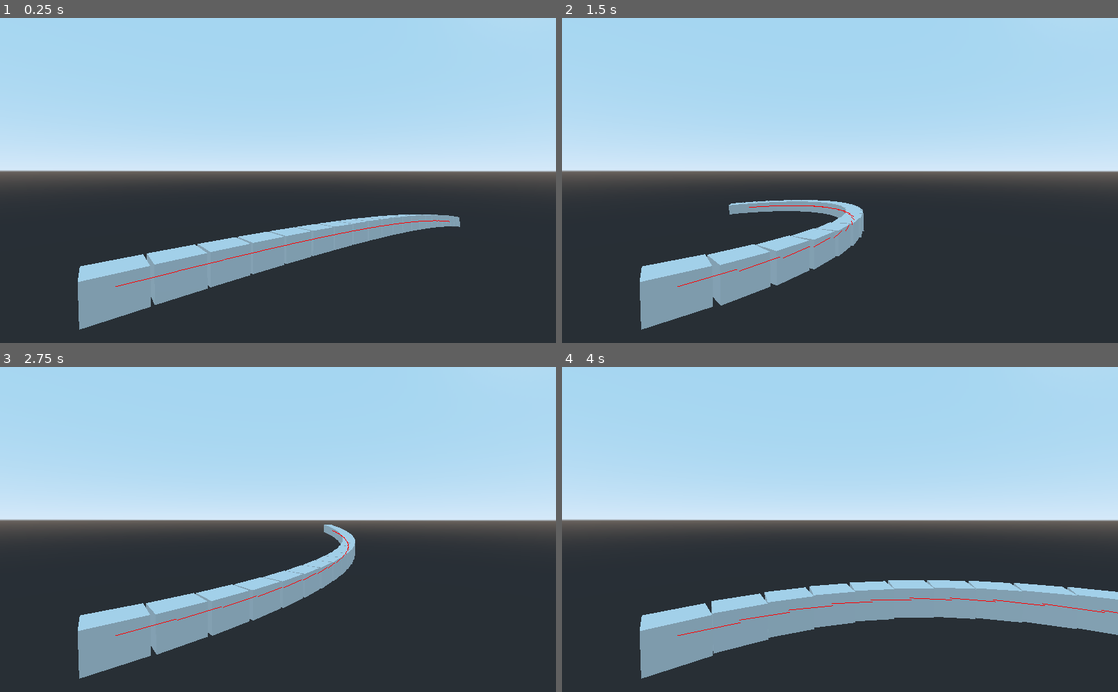
Above: before the commit, frames 1-4 (two rows, left to right).
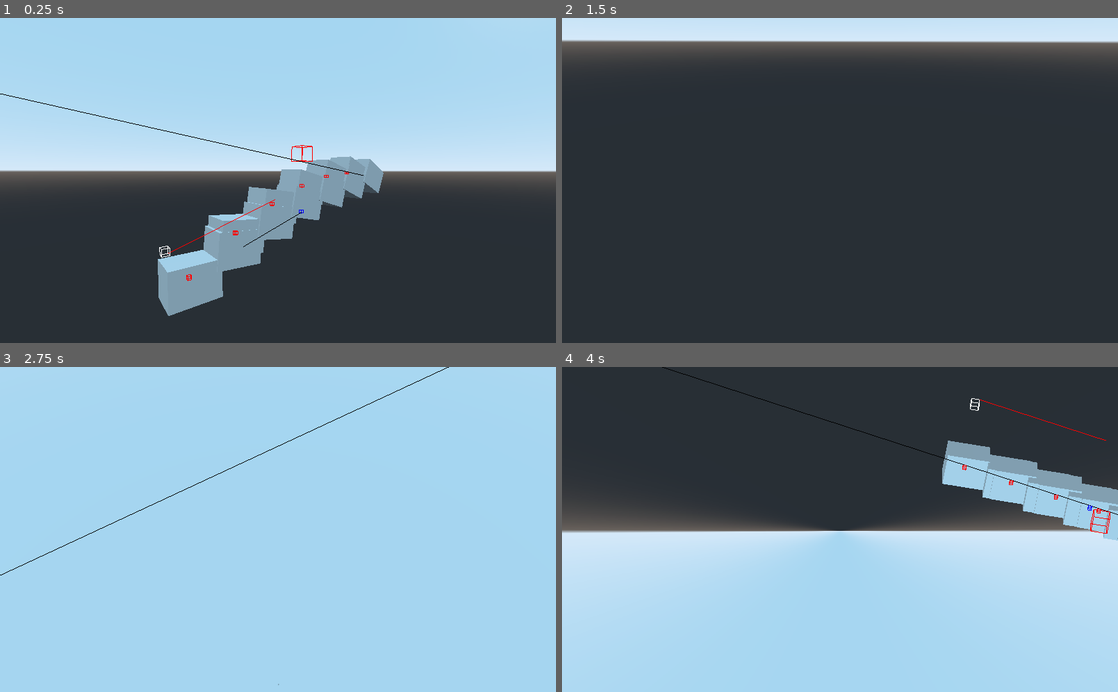
Above: after the commit, the same moments.

Repository: anthonyec/210604_godot_object_manipulation
Game: Godot game, scene res://recursive_cloning.tscn
Same seed, same stepped clock (60 frames per second), same inputs: the game is played once before the commit and once after it.
Inputs (mouse positions are in pixels of both pictures, inside the frame that each line leads up to):
- Up to frame 1 (0.25 s): no input
- Up to frame 2 (1.5 s): move the mouse to (962, 164) at 0.52 s; hold D (move_right, bound only after the commit) 0.53-1.28 s; hold Right mouse button (camera_aim, bound only after the commit) 0.53-1.28 s; click (962, 164) at 0.67 s; tap Shift (camera_slow_mod, bound only after the commit) at 0.8, 1.35 s; move the mouse to (728, 196) at 1.27 s; hold S (move_down, bound only after the commit) from 1.28 s (still down); click (728, 196) at 1.42 s
- Up to frame 3 (2.75 s): tap P (change_projection, bound only after the commit) at 1.55 s; move the mouse to (333, 458) at 2.02 s; release S (move_down, bound only after the commit) at 2.03 s; hold D (move_right, bound only after the commit) from 2.03 s (still down); hold P (change_projection, bound only after the commit) from 2.03 s (still down); click (333, 458) at 2.17 s; right-click (333, 458) at 2.3 s
- Up to frame 4 (4 s): move the mouse to (812, 594) at 2.77 s; release D (move_right, bound only after the commit) at 2.78 s; release P (change_projection, bound only after the commit) at 2.78 s; hold W (move_up, bound only after the commit) 2.78-3.53 s; right-click (812, 594) at 2.85 s; click (812, 594) at 2.92 s; tap Shift (camera_slow_mod, bound only after the commit) at 3.05 s; move the mouse to (1006, 578) at 3.52 s; hold A (move_left, bound only after the commit) from 3.53 s (still down); hold Shift (camera_slow_mod, bound only after the commit) from 3.53 s (still down); click (1006, 578) at 3.67 s; tap P (change_projection, bound only after the commit) at 3.8 s

The runs differ from the first frame. In frame 1, 11% of the frame differs, in the area x 0-83%, y 23-96%; in frame 2, 57%; in frame 3, 60%; in frame 4, 95%, in the area x 0-100%, y 0-100%.

Commit message:
Recursive inbetween using quadratic curve and plane intersection

Diff:
--- a/demo_scene_2d.tscn
+++ /dev/null
@@ -1,5 +0,0 @@
-[gd_scene format=2]
-
-[node name="Node2D" type="Node2D"]
-
-[node name="Sprite" type="Sprite" parent="."]
--- /dev/null
+++ b/orbit_cam.gd
@@ -0,0 +1,109 @@
+extends Camera
+
+export var target_path: NodePath
+export var orbit: bool
+
+var speed_slow: float = 2
+var speed_normal: float = 15
+var speed: float = speed_normal
+var rotate_speed: float = 5
+var is_aiming: bool = false
+var mouse_relative_position: Vector2
+var mouse_sensitivity: float = 1
+
+var target_object: Node = null
+var target_distance: float = 5
+var target_position: Vector3 = Vector3.ZERO
+
+var keys = {
+	"move_left": KEY_A,
+	"move_right": KEY_D,
+	"move_up": KEY_W,
+	"move_down": KEY_S,
+	"camera_slow_mod": KEY_SHIFT,
+	"change_projection": KEY_P
+}
+
+var mouseButtons = {
+	"camera_aim": BUTTON_RIGHT
+}
+
+var joystickAxis = {
+	# TODO: Implement
+}
+
+func add_input_actions():
+	for key in keys:
+		var eventKey = InputEventKey.new()
+		eventKey.set_scancode(keys[key])
+		InputMap.add_action(key)
+		InputMap.action_add_event(key, eventKey)
+
+	for mouseButton in mouseButtons:
+		var eventButton = InputEventMouseButton.new()
+		eventButton.button_index = mouseButtons[mouseButton]
+		InputMap.add_action(mouseButton)
+		InputMap.action_add_event(mouseButton, eventButton)
+
+func _ready():
+	add_input_actions()
+
+	target_object = get_node(target_path)
+
+	if (target_object && target_position):
+		target_position = target_object.global_transform.origin
+		target_distance = target_position.distance_to(self.global_transform.origin)
+
+func _process(delta):
+	if (!is_aiming and !orbit):
+		return
+
+	var horizontal_axis = Input.get_action_strength("move_right") - Input.get_action_strength("move_left")
+	var vertical_axis = Input.get_action_strength("move_down") - Input.get_action_strength("move_up")
+	var camera_horizontal_axis = Input.get_action_strength("camera_right") - Input.get_action_strength("camera_left")
+	var camera_vertical_axis = Input.get_action_strength("camera_down") - Input.get_action_strength("camera_up")
+
+	if orbit:
+		self.translate(Vector3.RIGHT * delta * speed * horizontal_axis)
+		self.translate(Vector3.DOWN * delta * speed * vertical_axis)
+		# self.set_translation(target_position * target_distance) # does not work yet
+		self.look_at(target_object.global_transform.origin, Vector3.UP)
+	else:
+		self.translate(Vector3.FORWARD * delta * speed * -vertical_axis)
+		self.translate(Vector3.RIGHT * delta * speed * horizontal_axis)
+		self.rotate_object_local(Vector3.RIGHT, -camera_vertical_axis * delta * rotate_speed)
+		self.rotate(Vector3.UP, -camera_horizontal_axis * delta * rotate_speed)
+
+		if is_aiming:
+			self.rotate_object_local(Vector3.RIGHT, -floor(mouse_relative_position.y) * delta * mouse_sensitivity)
+			self.rotate(Vector3.UP, -floor(mouse_relative_position.x) * delta * mouse_sensitivity)
+
+			# Reset to zero because when mouse stops moving, relative position does
+			# not always return to zero.
+			# https://godotengine.org/qa/61349/how-to-detect-if-the-mouse-has-stopped-moving
+			mouse_relative_position = Vector2.ZERO
+
+
+func _input(event):
+	if event is InputEventMouseMotion:
+		mouse_relative_position = event.relative
+
+	if event.is_action_pressed("camera_slow_mod"):
+		speed = speed_slow
+
+	if event.is_action_released("camera_slow_mod"):
+		speed = speed_normal
+
+	if event.is_action_pressed("camera_aim"):
+		is_aiming = true
+
+	if event.is_action_released("camera_aim"):
+		is_aiming = false
+
+	if event.is_action_pressed("change_projection"):
+		if self.projection == 0:
+			self.projection = 1
+			self.size = 20
+		else:
+			self.projection = 0
+			self.size = 70
--- a/recursive_clone.gd
+++ b/recursive_clone.gd
@@ -1,7 +1,9 @@
 extends Node
 
+export var enabled: bool = true
 export var original: NodePath
 export var clone: NodePath
+export var clones_amount: int = 10;
 
 var clone_count: int = 0
 
@@ -23,17 +25,24 @@
 	var translate_difference = to.global_transform.origin - from.global_transform.origin
 	var rotation_difference = to.rotation - from.rotation
 
+
 	# TODO: Is there an easier way to do this? I understand on a high-level why
 	# this was needed but I don't understand the actual maths behind it.
 	var new_direction = _rotate_vector_by_quaternion(translate_difference, Quat(rotation_difference))
 
-	DebugDraw.draw_ray_3d(
-		from.global_transform.origin,
-		new_direction.normalized(),
-		new_direction.length(),
-		Color.red
-	);
+#	DebugDraw.draw_ray_3d(
+#		from.global_transform.origin,
+#		new_direction.normalized(),
+#		new_direction.length(),
+#		Color.red
+#	);
 
+#	DebugDraw.draw_line_3d(
+#		from.global_transform.origin,
+#		to.global_transform.origin,
+#		Color.red
+#	);
+#
 	duplicated_node.name += '_clone_' + String(clone_count)
 	clone_count += 1
 
@@ -59,12 +68,12 @@
 	var orginal_node: Spatial = get_node(original)
 	var clone_node: Spatial = get_node(clone)
 
-	_clone_recursive(orginal_node, clone_node, 10);
+#	_clone_recursive(orginal_node, clone_node, clones_amount);
 
 	pass
 
 func _process(delta):
-	if false:
+	if !enabled:
 		return
 
 	if self.get_children().size() > 0:
@@ -74,5 +83,5 @@
 	var orginal_node: Spatial = get_node(original)
 	var clone_node: Spatial = get_node(clone)
 
-	_clone_recursive(orginal_node, clone_node, 20);
+	_clone_recursive(orginal_node, clone_node, clones_amount);
 	pass
--- /dev/null
+++ b/recursive_clone_inbetween.gd
@@ -0,0 +1,94 @@
+extends Node
+
+export var enabled: bool = true
+export var original: NodePath
+export var clone: NodePath
+
+var clone_count: int = 0
+
+# https://gamedev.stackexchange.com/a/50545
+func _rotate_vector_by_quaternion(v: Vector3, q: Quat):
+	# Extract the vector part of the quaternion
+	var u: Vector3 = Vector3(q.x, q.y, q.z)
+
+	# Extract the scalar part of the quaternion
+	var s: float = q.w
+
+	# Do the math
+	var vprime: Vector3 = 2 * u.dot(v) * u + (s*s - u.dot(u)) * v + 2 * s * u.cross(v);
+
+	return vprime
+
+func _clone_inbetween(from: Spatial, to: Spatial, percent: float, pos: Vector3): # TODO: Tidy up
+	var duplicated_node: Spatial = from.duplicate()
+	var translate_difference = to.global_transform.origin - from.global_transform.origin
+	var rotation_difference = to.rotation - from.rotation
+	var new_direction = _rotate_vector_by_quaternion(translate_difference, Quat(rotation_difference))
+	var halfway_between_from_and_to = from.transform.interpolate_with(to.transform, percent).origin
+
+	duplicated_node.name += '_clone_' + String(clone_count)
+	clone_count += 1
+
+#	duplicated_node.global_transform.origin = halfway_between_from_and_to
+	duplicated_node.global_transform.origin = pos
+	duplicated_node.rotation = rotation_difference * percent
+
+	self.add_child(duplicated_node);
+
+# https://docs.godotengine.org/en/stable/tutorials/math/beziers_and_curves.html
+func _quadratic_bezier(p0: Vector3, p1: Vector3, p2: Vector3, t: float):
+		var q0 = p0.linear_interpolate(p1, t)
+		var q1 = p1.linear_interpolate(p2, t)
+		var r = q0.linear_interpolate(q1, t)
+
+		return r
+
+func _clone_inbetween_recursive(from: Spatial, to: Spatial, times: float):
+	var middle = from.global_transform.origin.linear_interpolate(to.global_transform.origin, 0.5)
+	var difference_direction = to.global_transform.origin.direction_to(from.global_transform.origin)
+	var direction_rotated = _rotate_vector_by_quaternion(difference_direction, Quat(to.rotation))
+	var gap = (1 / times)
+	var plane = Plane(-difference_direction, Vector3.ZERO.distance_to(middle))
+	var intersection = plane.intersects_ray(to.global_transform.origin, direction_rotated);
+
+	DebugDraw.draw_ray_3d(Vector3.ZERO, -difference_direction, Vector3.ZERO.distance_to(middle), Color.white)
+	DebugDraw.draw_box(Vector3.ZERO, Vector3(0.5, 0.5, 0.5), Color.white)
+
+	if intersection:
+		DebugDraw.draw_box(intersection, Vector3(1, 1, 1), Color.red)
+
+	DebugDraw.draw_box(middle, Vector3(0.2, 0.2, 0.2), Color.blue)
+	DebugDraw.draw_ray_3d(to.global_transform.origin, direction_rotated, 50, Color.aqua)
+	DebugDraw.draw_ray_3d(
+		middle,
+		difference_direction,
+		5,
+		Color.green
+	)
+
+	for i in times:
+		var q = _quadratic_bezier(from.global_transform.origin, intersection, to.global_transform.origin, i * gap)
+		_clone_inbetween(from, to, i * gap, q)
+		DebugDraw.draw_box(q, Vector3(0.2, 0.2, 0.2), Color.red)
+
+func _ready():
+	var orginal_node: Spatial = get_node(original)
+	var clone_node: Spatial = get_node(clone)
+
+#	_clone_inbetween_recursive(orginal_node, clone_node, 10);
+
+	pass
+
+func _process(delta):
+	if !enabled:
+		return
+
+	if self.get_children().size() > 0:
+		for child in self.get_children():
+			self.remove_child(child)
+
+	var orginal_node: Spatial = get_node(original)
+	var clone_node: Spatial = get_node(clone)
+
+	_clone_inbetween_recursive(orginal_node, clone_node, 6);
+	pass
--- a/recursive_cloning.tscn
+++ b/recursive_cloning.tscn
@@ -1,11 +1,13 @@
-[gd_scene load_steps=4 format=2]
+[gd_scene load_steps=6 format=2]
 
 [ext_resource path="res://autoplay.gd" type="Script" id=1]
 [ext_resource path="res://recursive_clone.gd" type="Script" id=2]
+[ext_resource path="res://recursive_clone_inbetween.gd" type="Script" id=3]
+[ext_resource path="res://orbit_cam.gd" type="Script" id=4]
 
 [sub_resource type="Animation" id=1]
 resource_name = "test"
-length = 32.0
+length = 5.0
 loop = true
 tracks/0/type = "value"
 tracks/0/path = NodePath("CSGBox2:rotation_degrees")
@@ -24,12 +26,48 @@
 tracks/1/interp = 1
 tracks/1/loop_wrap = true
 tracks/1/imported = false
-tracks/1/enabled = false
+tracks/1/enabled = true
 tracks/1/keys = {
-"times": PoolRealArray(  ),
-"transitions": PoolRealArray(  ),
+"times": PoolRealArray( 0, 6, 10.8, 19.9, 23.8, 27.7, 31.5 ),
+"transitions": PoolRealArray( 1, 1, 1, 1, 1, 1, 1 ),
 "update": 0,
-"values": [  ]
+"values": [ Vector3( 1.28057e-09, 1.31549e-08, -2.80724 ), Vector3( 1.28057e-09, 1.31549e-08, -2.80724 ), Vector3( -0.000573515, 0.000649269, -3.76896 ), Vector3( 1.51781e-05, -1.71681e-05, -2.78179 ), Vector3( 4.76756e-06, -5.38262e-06, -2.79925 ), Vector3( -2.13876, 0.00126514, -5.03166 ), Vector3( 6.28422e-07, -6.96815e-07, -2.80619 ) ]
+}
+tracks/2/type = "value"
+tracks/2/path = NodePath("BoxB:rotation_degrees")
+tracks/2/interp = 1
+tracks/2/loop_wrap = true
+tracks/2/imported = false
+tracks/2/enabled = true
+tracks/2/keys = {
+"times": PoolRealArray( 0, 1, 2.1, 3.1, 4.1, 5.1, 6, 7, 8, 9, 10.1, 11.1, 12.1, 13.1, 14 ),
+"transitions": PoolRealArray( 1, 1, 1, 1, 1, 1, 1, 1, 1, 1, 1, 1, 1, 1, 1 ),
+"update": 0,
+"values": [ Vector3( -26, 0, 0 ), Vector3( -26, -0.007, 0.018 ), Vector3( 0, -0.007, 0.018 ), Vector3( 0, -0.007, 0.018 ), Vector3( 41.85, -0.00599954, -0.0284201 ), Vector3( 41, -0.003, -0.022 ), Vector3( -26, -0.003, -0.021 ), Vector3( 0, 45, -0.02 ), Vector3( 0, 45, -0.018 ), Vector3( 0, 0, -0.017 ), Vector3( 0, 0, -0.015 ), Vector3( 0, -45, -0.013 ), Vector3( 0, -45, -0.012 ), Vector3( 0, 0, -0.01 ), Vector3( -26, 0, 0 ) ]
+}
+tracks/3/type = "value"
+tracks/3/path = NodePath("BoxA-B:translation")
+tracks/3/interp = 1
+tracks/3/loop_wrap = true
+tracks/3/imported = false
+tracks/3/enabled = true
+tracks/3/keys = {
+"times": PoolRealArray( 0, 1, 2.1, 3.1, 4.1, 5.1 ),
+"transitions": PoolRealArray( 1, 1, 1, 1, 1, 1 ),
+"update": 0,
+"values": [ Vector3( 4.68322, 1.29614, -2.39749 ), Vector3( 4.68322, 1.29614, -2.39749 ), Vector3( 4.68024, 0.847056, -2.53074 ), Vector3( 4.68024, 0.847056, -2.53074 ), Vector3( 4.68115, 0.0918941, -2.84663 ), Vector3( 4.68115, 0.0918941, -2.84663 ) ]
+}
+tracks/4/type = "value"
+tracks/4/path = NodePath("BoxA-B:rotation_degrees")
+tracks/4/interp = 1
+tracks/4/loop_wrap = true
+tracks/4/imported = false
+tracks/4/enabled = true
+tracks/4/keys = {
+"times": PoolRealArray( 0, 1, 2.1, 3.1, 4.1, 5.1 ),
+"transitions": PoolRealArray( 1, 1, 1, 1, 1, 1 ),
+"update": 0,
+"values": [ Vector3( -4.13401, -0.000175375, 0.00219731 ), Vector3( -4.13401, -0.000175375, 0.00219731 ), Vector3( 0, 0, 0.001 ), Vector3( 0, 0, 0.001 ), Vector3( 6.69948, 0.000621903, -0.0033931 ), Vector3( 6.69948, 0.000621903, -0.0033931 ) ]
 }
 
 [node name="Spatial" type="Spatial"]
@@ -37,20 +75,41 @@
 
 [node name="CSGBox" type="CSGBox" parent="."]
 transform = Transform( 1, 1.98952e-13, 1.16415e-10, 1.36708e-11, 1, 0, 0, 0, 1, 0, 0, 0 )
+visible = false
 depth = 2.6379
 
 [node name="CSGBox2" type="CSGBox" parent="."]
-transform = Transform( 0.961122, 0.183796, 0.206067, -0.148005, 0.972933, -0.177468, -0.233108, 0.140069, 0.962309, 1.28057e-09, 1.31549e-08, -2.80724 )
+transform = Transform( 1, 0, 0, 0, 0.999999, 0, 0, 0, 0.999998, 1.28057e-09, 1.31549e-08, -2.80724 )
+visible = false
+depth = 2.6379
+
+[node name="BoxA" type="CSGBox" parent="."]
+transform = Transform( 1, 5.92024e-11, 1.16415e-10, -4.38831e-11, 1, 0, 0, 0, 1, 4.61828, 0.000513029, -0.00275375 )
+depth = 2.6379
+
+[node name="BoxB" type="CSGBox" parent="."]
+transform = Transform( 0.999999, 0, 0, 0, 0.898793, 0.438371, 0, -0.438371, 0.898793, 4.81756, 5.15581, -15.6931 )
+depth = 2.6379
+
+[node name="BoxA-B" type="CSGBox" parent="."]
+transform = Transform( 1, -3.81294e-05, -3.05289e-06, 3.82505e-05, 0.997394, 0.0720892, 2.96219e-07, -0.0720891, 0.997395, 4.68322, 1.29614, -2.39749 )
 depth = 2.6379
 
 [node name="RecursiveClone" type="Node" parent="."]
 script = ExtResource( 2 )
-original = NodePath("../CSGBox")
-clone = NodePath("../CSGBox2")
+original = NodePath("../BoxA")
+clone = NodePath("../BoxA-B")
+clones_amount = 5
+
+[node name="RecursiveCloneInbetween" type="Node" parent="."]
+script = ExtResource( 3 )
+original = NodePath("../BoxA")
+clone = NodePath("../BoxB")
 
 [node name="Camera" type="Camera" parent="."]
-transform = Transform( 0.621406, -0.0320114, 0.782835, 0.00144274, 0.99921, 0.0397141, -0.783488, -0.0235491, 0.620961, 13.3852, 5.54247, 0.697491 )
+transform = Transform( 0.621406, -0.0320114, 0.782835, 0.00144274, 0.99921, 0.0397141, -0.783487, -0.0235491, 0.620961, 16.6879, 5.54074, 3.79703 )
 current = true
+script = ExtResource( 4 )
 
 [node name="Camera2" type="Camera" parent="."]
 transform = Transform( 1, 0, 0, 0, -4.37114e-08, 1, 0, -1, -4.37114e-08, 1.23837, 11.2393, -9.69829 )
Not shown, changed: .gitignore
